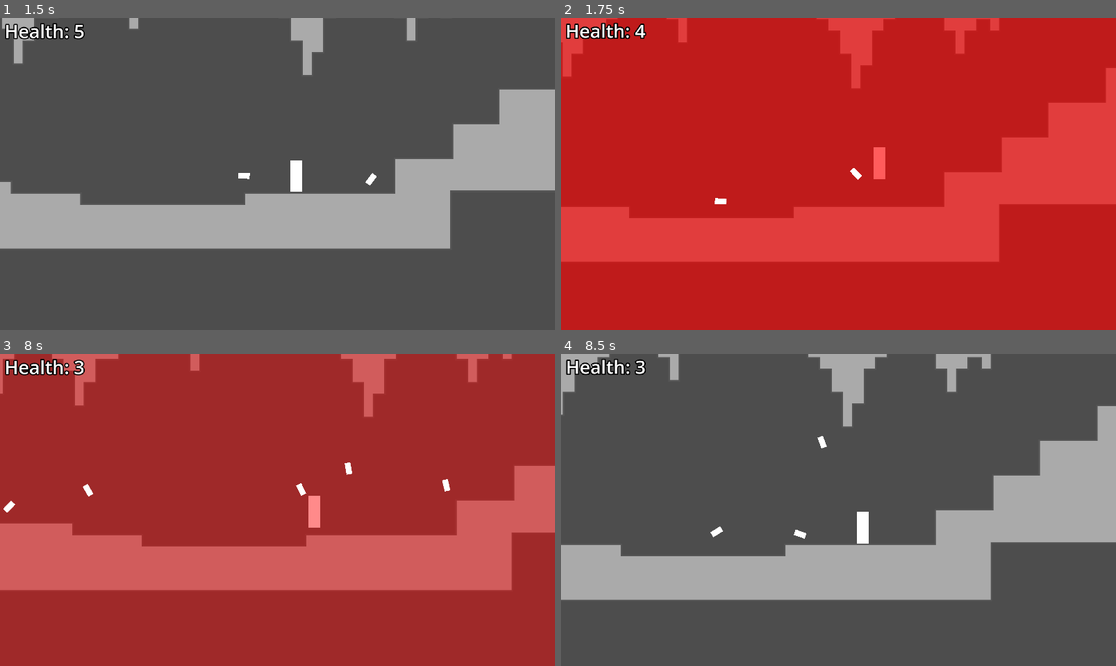
Above: before the commit, frames 1-4 (two rows, left to right).
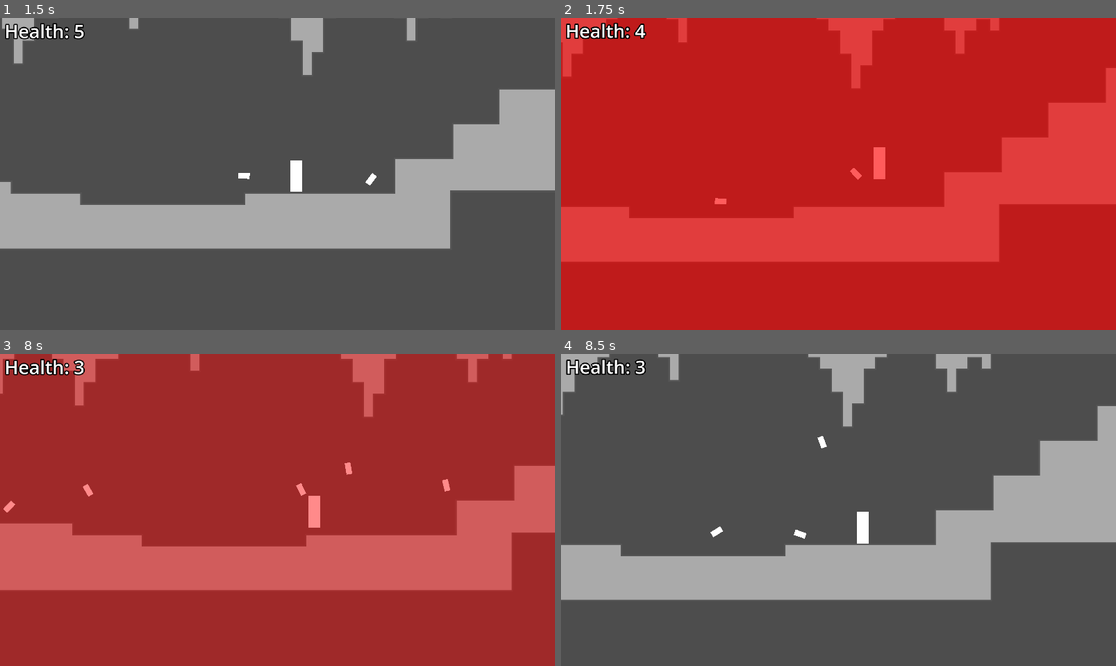
Above: after the commit, the same moments.

Repository: Crafter549/Action-Game-Hackathon
Game: Godot game, scene res://main.tscn
Two runs of this game, one before a commit and one after it. Both use one fixed random seed, a clock stepped at 60 frames per second and the inputs below.
Inputs (mouse positions are in pixels of both pictures, inside the frame that each line leads up to):
- Up to frame 1 (1.5 s): tap Enter at 0.5 s; move the mouse to (399, 158) at 0.52 s; hold D (move_right) from 0.53 s (still down); click (399, 158) at 0.6 s; tap W (jump) at 0.77 s; move the mouse to (166, 189) at 1.27 s; click (166, 189) at 1.35 s
- Up to frame 2 (1.75 s): keep holding D (move_right); tap W (jump) at 1.52 s
- Up to frame 3 (8 s): move the mouse to (333, 441) at 2.02 s; release D (move_right) at 2.03 s; hold A (move_left) 2.03-2.78 s; click (333, 441) at 2.1 s; move the mouse to (249, 572) at 2.77 s; hold D (move_right) 2.78-4.28 s; click (249, 572) at 2.85 s; tap W (jump) at 3.02, 3.77, 4.52, 6.02, 6.77, 7.52 s; move the mouse to (444, 556) at 3.52 s; click (444, 556) at 3.6 s; move the mouse to (111, 463) at 4.27 s; hold A (move_left) 4.28-5.03 s; click (111, 463) at 4.35 s; move the mouse to (305, 510) at 5.02 s; hold D (move_right) 5.03-5.78 s; click (305, 510) at 5.1 s; move the mouse to (194, 432) at 5.77 s; hold A (move_left) 5.78-7.28 s; click (194, 432) at 5.85 s; move the mouse to (399, 494) at 6.52 s; click (399, 494) at 6.6 s; move the mouse to (166, 525) at 7.27 s; hold D (move_right) from 7.28 s (still down); click (166, 525) at 7.35 s
- Up to frame 4 (8.5 s): keep holding D (move_right); move the mouse to (894, 441) at 8.02 s; click (894, 441) at 8.1 s

Frame 1 is identical in both runs. In frame 2, less than 0.1% of the frame differs, in the area x 27-55%, y 48-60%; in frame 3, 0.2%, in the area x 0-82%, y 34-51%; in frame 4, nothing differs.

Commit message:
Bullets render below hit overlay

Diff:
--- a/action-game-hackathon/enemy.gd
+++ b/action-game-hackathon/enemy.gd
@@ -15,7 +15,7 @@
 
 		bullet.rotation = bullet.linear_velocity.angle()
 
-		get_parent().add_child(bullet)
+		get_parent().get_child(1).add_sibling(bullet)
 
 	$ShootTimer.wait_time = randf_range(0.9, 1.1)
 
--- a/action-game-hackathon/main.gd
+++ b/action-game-hackathon/main.gd
@@ -15,7 +15,7 @@
 
 			bullet.rotation = (bullet.linear_velocity - $Player.velocity).angle()
 
-			add_child(bullet)
+			$Player.add_sibling(bullet)
 
 		if $UI/HitOverlay.self_modulate.a > 0.02:
 			$UI/HitOverlay.self_modulate.a -= 0.02
--- a/action-game-hackathon/main.tscn
+++ b/action-game-hackathon/main.tscn
@@ -61,7 +61,7 @@
 position = Vector2(7008, -305)
 
 [node name="RespawnTimer1" type="Timer" parent="." unique_id=1912689327]
-wait_time = 0.2
+wait_time = 0.4
 one_shot = true
 
 [node name="RespawnTimer2" type="Timer" parent="." unique_id=1681664401]
